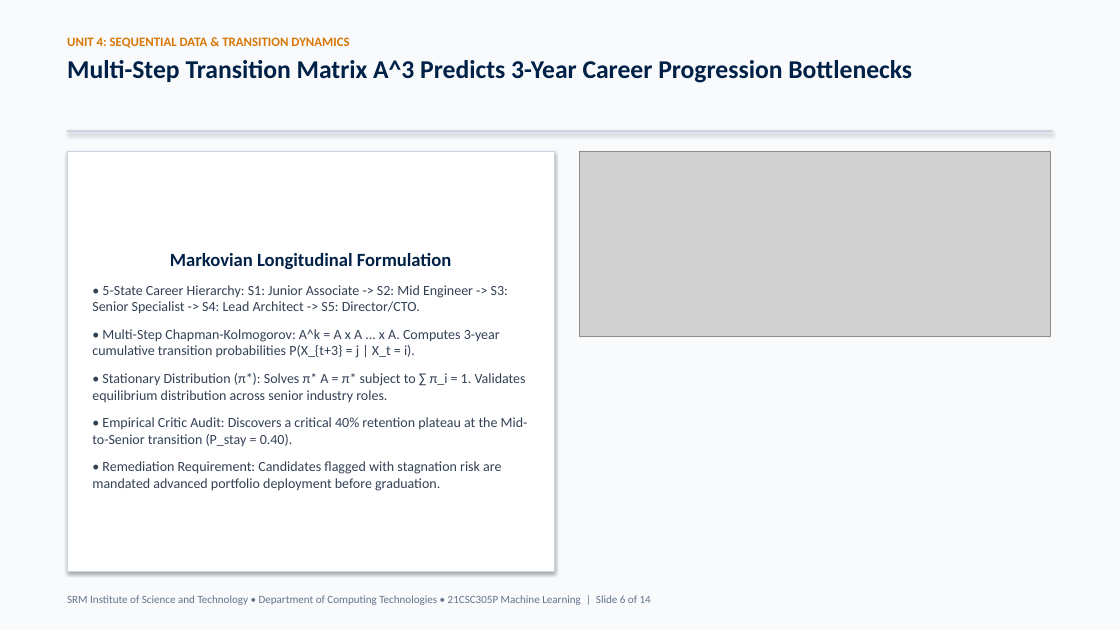
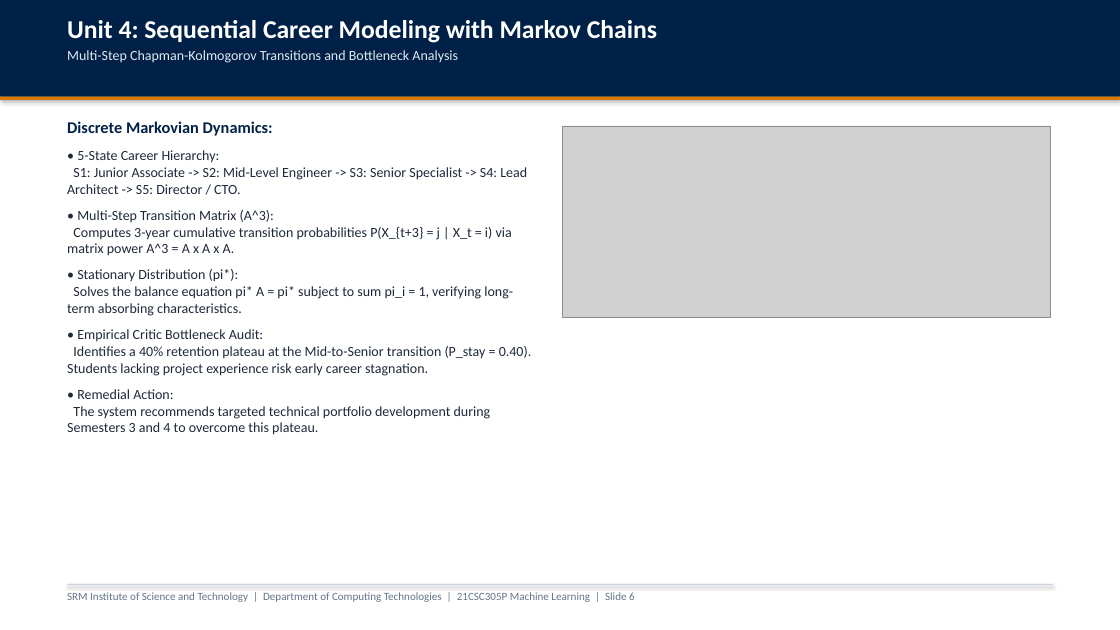
Before and after one commit to parth2024-tech/SRM-21CSC305P-Machine-Learning-Career-Guidance-Debate-Agent, a slide deck: slide 6 of presentation_unit3_unit4_unit5.pptx. Drawn at 1120x630 pixels with LibreOffice and Linux fonts; fonts in the diff are those of the drawing; grey boxes stand for pictures. Boxes give left, top, right and bottom in pixels: in the first picture for what was removed or moved away, otherwise in the second. Text is boxed around its words. In the diff, an @@ line names an element or a change of style, - is before the commit and + after.

```diff
--- a/presentation_unit3_unit4_unit5.pptx
+++ b/presentation_unit3_unit4_unit5.pptx
@@ rectangle at (0, 0, 1120, 630): fill #F8FAFC to #FFFFFF @@
@@ rectangle added at (0, 0, 1120, 97), fill #002147 @@
@@ text at (67, 20, 657, 63): text changed; size 22 to 12 pt; text colour #002147 to #E2E8F0; bold off @@
-UNIT 4: SEQUENTIAL DATA & TRANSITION DYNAMICS
-Multi-Step Transition Matrix A^3 Predicts 3-Year Career Progression Bottlenecks
+Unit 4: Sequential Career Modeling with Markov Chains
+Multi-Step Chapman-Kolmogorov Transitions and Bottleneck Analysis
@@ rectangle: place and size @@
-rectangle at (67, 130, 1053, 133)
+rectangle at (0, 97, 1120, 100)
@@ rectangle at (0, 97, 1120, 100): fill #CBD5E1 to #D97706 @@
@@ text "Discrete Markovian Dynamics:": place and size @@
-text "Discrete Markovian Dynamics:" at (67, 151, 555, 571)
+text "Discrete Markovian Dynamics:" at (67, 121, 532, 435)
@@ text "Discrete Markovian Dynamics:" at (67, 121, 532, 435): vertical alignment middle to top; fill #FFFFFF to none; outline #CBD5E1 0.75 pt to none; shadow off @@
@@ text at (67, 121, 532, 435): text changed; text colour #334155 to #1E293B @@
-Markovian Longitudinal Formulation
-• 5-State Career Hierarchy: S1: Junior Associate -> S2: Mid Engineer -> S3: Senior Specialist -> S4: Lead Architect -> S5: Director/CTO.
-• Multi-Step Chapman-Kolmogorov: A^k = A x A ... x A. Computes 3-year cumulative transition probabilities P(X_{t+3} = j | X_t = i).
-• Stationary Distribution (π*): Solves π* A = π* subject to ∑ π_i = 1. Validates equilibrium distribution across senior industry roles.
-• Empirical Critic Audit: Discovers a critical 40% retention plateau at the Mid-to-Senior transition (P_stay = 0.40).
-• Remediation Requirement: Candidates flagged with stagnation risk are mandated advanced portfolio deployment before graduation.
+Discrete Markovian Dynamics:
+• 5-State Career Hierarchy:
+S1: Junior Associate -> S2: Mid-Level Engineer -> S3: Senior Specialist -> S4: Lead Architect -> S5: Director / CTO.
+• Multi-Step Transition Matrix (A^3):
+Computes 3-year cumulative transition probabilities P(X_{t+3} = j | X_t = i) via matrix power A^3 = A x A x A.
+• Stationary Distribution (pi*):
+Solves the balance equation pi* A = pi* subject to sum pi_i = 1, verifying long-term absorbing characteristics.
+• Empirical Critic Bottleneck Audit:
+Identifies a 40% retention plateau at the Mid-to-Senior transition (P_stay = 0.40). Students lacking project experience risk early career stagnation.
+• Remedial Action:
+The system recommends targeted technical portfolio development during Semesters 3 and 4 to overcome this plateau.
@@ picture: place and size @@
-picture at (580, 151, 1050, 336)
+picture at (563, 126, 1050, 318)
@@ text at (67, 592, 635, 602): text changed @@
-SRM Institute of Science and Technology • Department of Computing Technologies • 21CSC305P Machine Learning | Slide 6 of 14
+SRM Institute of Science and Technology | Department of Computing Technologies | 21CSC305P Machine Learning | Slide 6
@@ rectangle added at (67, 584, 1053, 585), fill #CBD5E1 @@
```
Also in this commit, not shown: 13 other slides changed, 2 other files.
